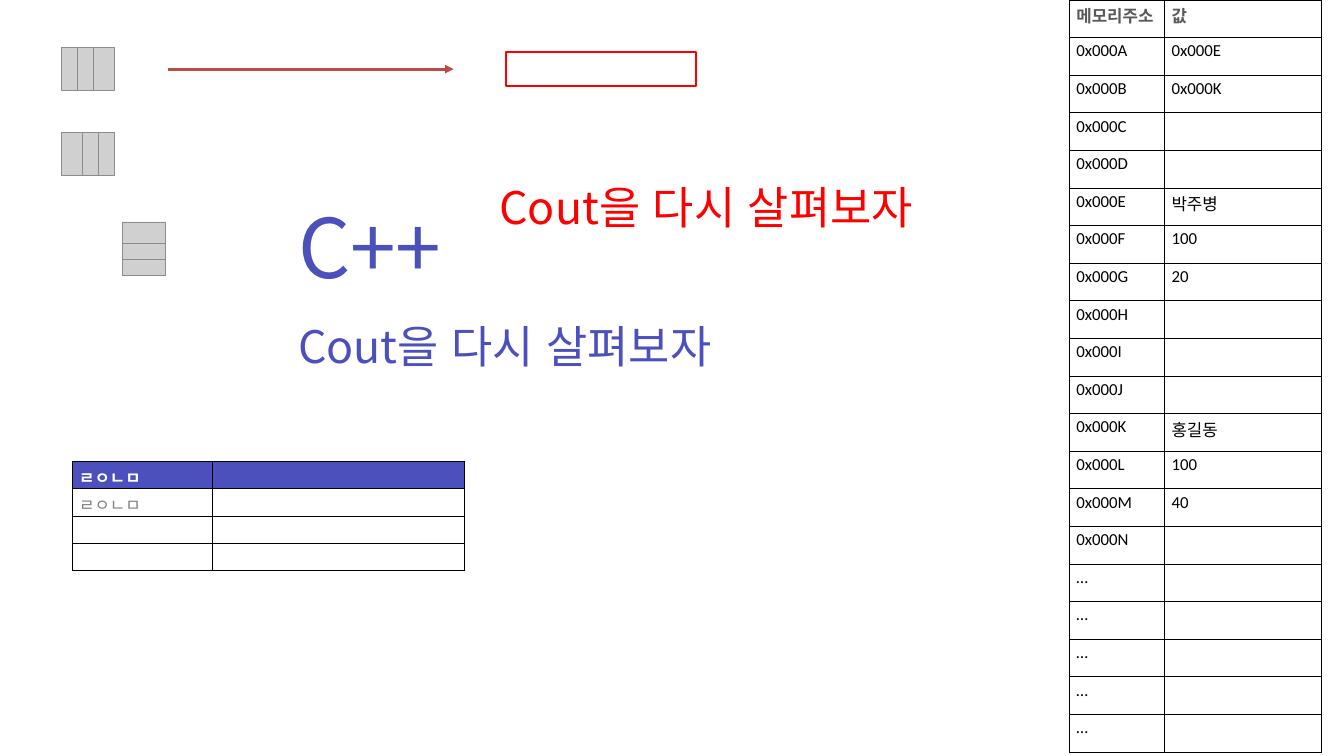
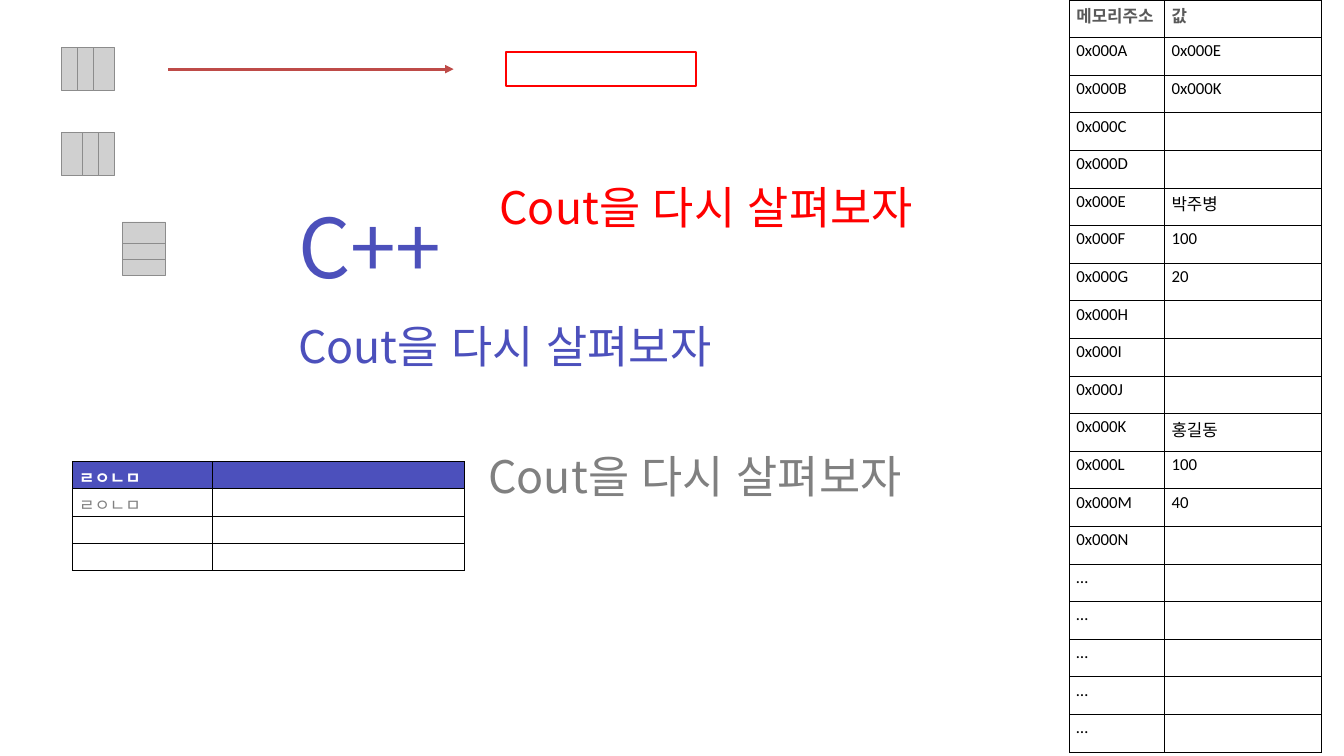
Before and after one commit to zest132/JavaLecture, a slide deck: slide 1 of JavaLecture/LectureFile/샘플.pptx. Drawn at 1344x756 pixels with LibreOffice and Linux fonts; fonts in the diff are those of the drawing; grey boxes stand for pictures. Boxes give left, top, right and bottom in pixels: in the first picture for what was removed or moved away, otherwise in the second. Text is boxed around its words. In the diff, an @@ line names an element or a change of style, - is before the commit and + after.

```diff
--- a/JavaLecture/LectureFile/샘플.pptx
+++ b/JavaLecture/LectureFile/샘플.pptx
@@ text added at [488,456,902,497], 48 pt, text #808080 @@
+Cout을 다시 살펴보자
```
Also in this commit, not shown: 3 other files.
